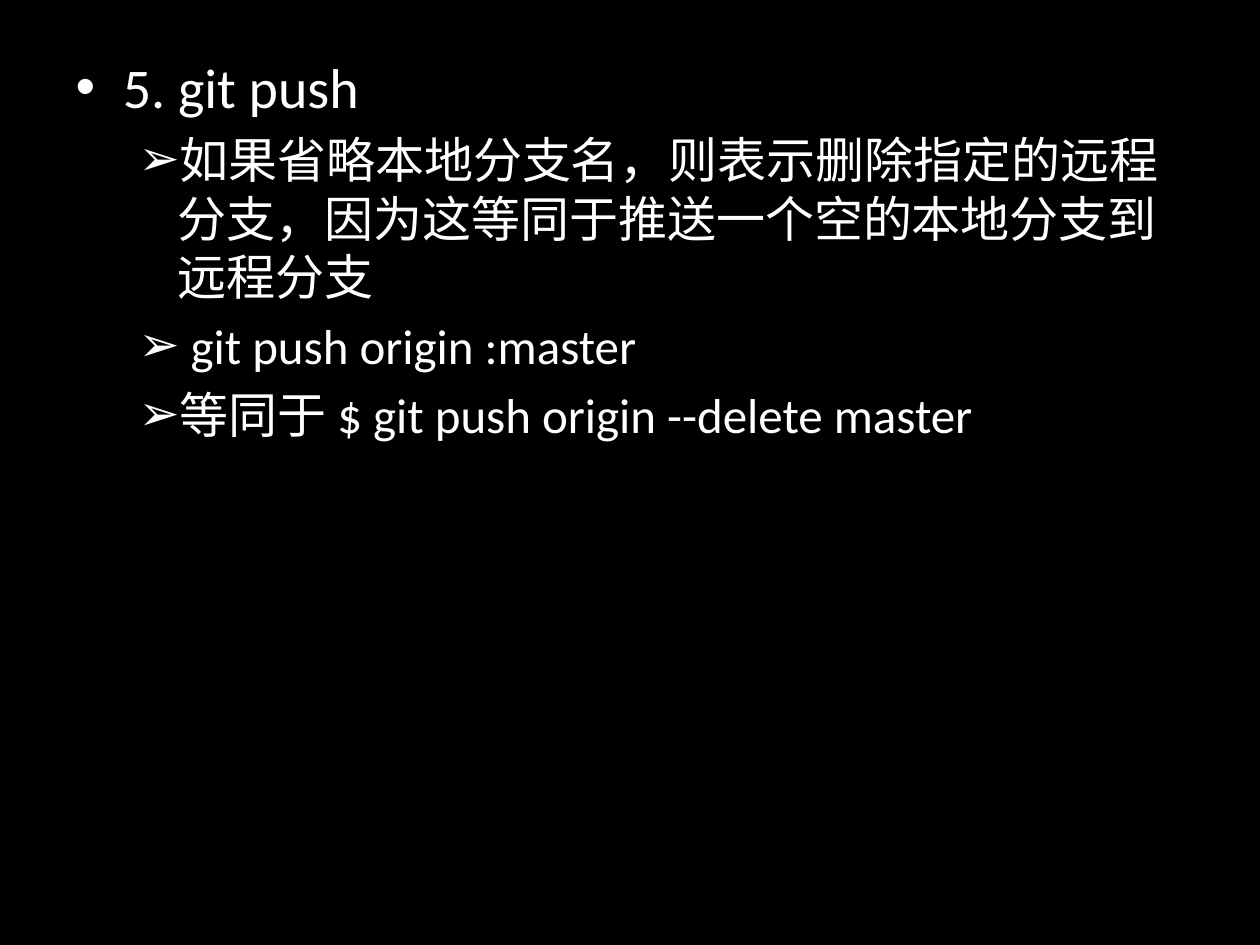
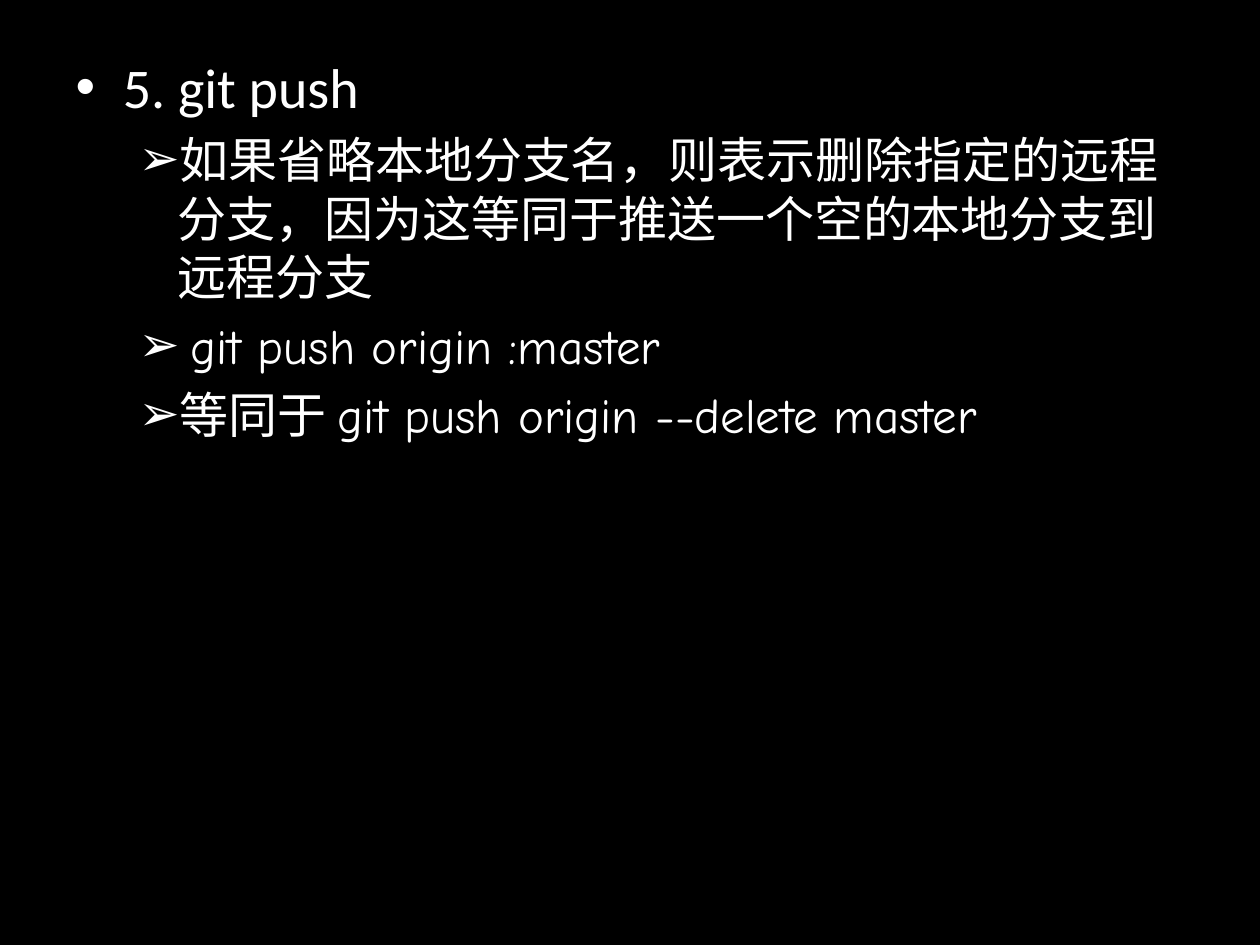
Before and after one commit to sontekliu/git-book, a slide deck: slide 40 of Git.pptx. Drawn at 1260x945 pixels with LibreOffice and Linux fonts; fonts in the diff are those of the drawing. Boxes give left, top, right and bottom in pixels: in the first picture for what was removed or moved away, otherwise in the second. Text is boxed around its words. In the diff, an @@ line names an element or a change of style, - is before the commit and + after.

Commit message:
update git

```diff
--- a/Git.pptx
+++ b/Git.pptx
@@ text at bbox=[191, 330, 660, 374]: font Calibri to Comic Neue in "git push origin :master" @@
@@ text at bbox=[180, 391, 977, 443]: text changed; font Calibri to Comic Neue @@
-  ➢ 等同于 $ git push origin --delete master
+  ➢ 等同于 git push origin --delete master
```
Also in this commit, not shown: 6 other slides changed.
